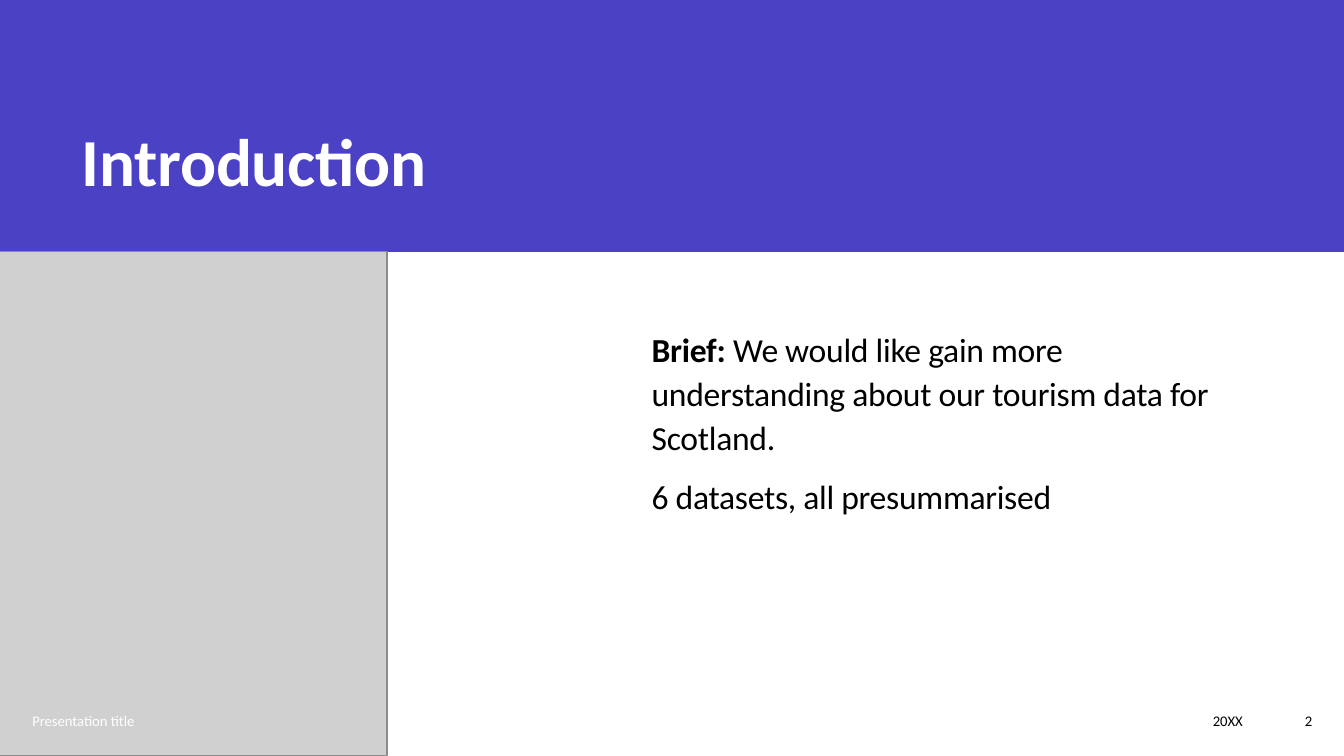
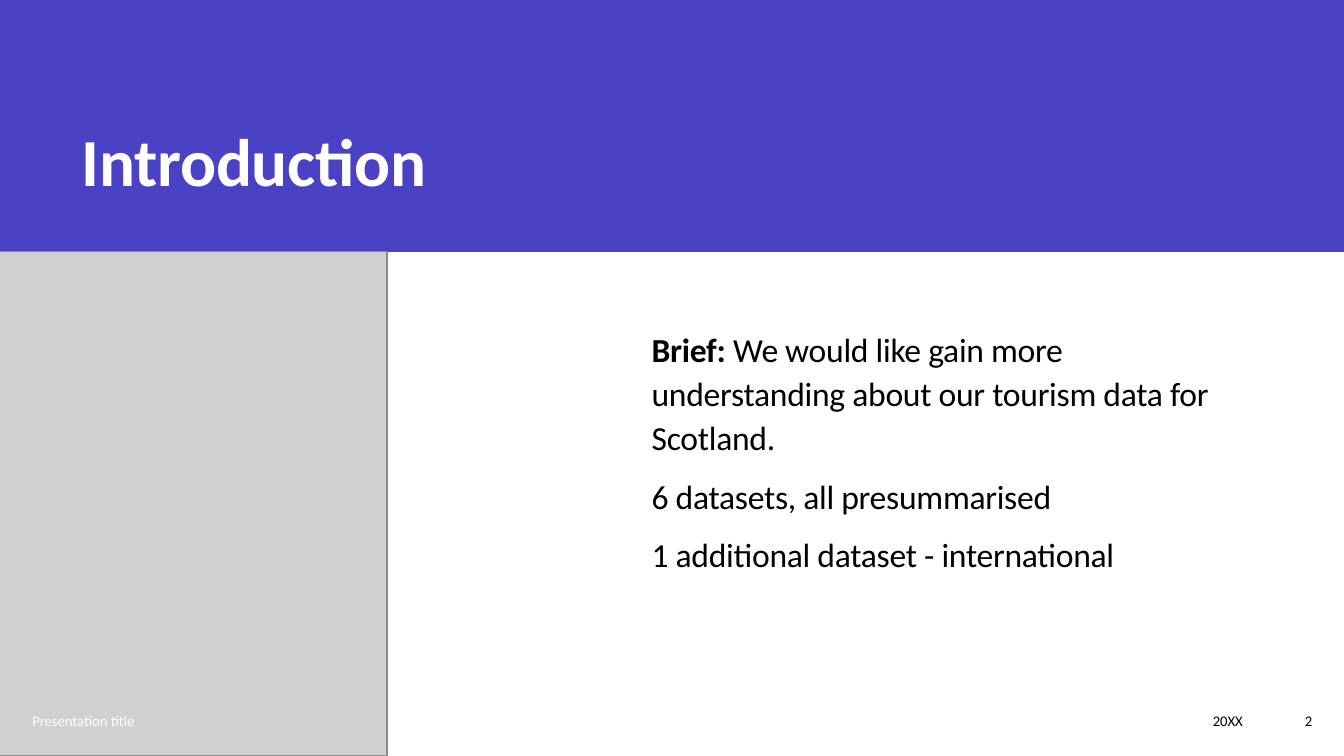
Before and after one commit to neilplenderleith/final_project_visit_scotland, a slide deck: slide 2 of Presentation/final_project_presentation.pptx. Drawn at 1344x756 pixels with LibreOffice and Linux fonts; fonts in the diff are those of the drawing; grey boxes stand for pictures. Boxes give left, top, right and bottom in pixels: in the first picture for what was removed or moved away, otherwise in the second. Text is boxed around its words. In the diff, an @@ line names an element or a change of style, - is before the commit and + after.

```diff
--- a/Presentation/final_project_presentation.pptx
+++ b/Presentation/final_project_presentation.pptx
@@ text at (652, 543, 1115, 568): paragraph added @@
+1 additional dataset - international
```
Also in this commit, not shown: 1 other slide changed.
